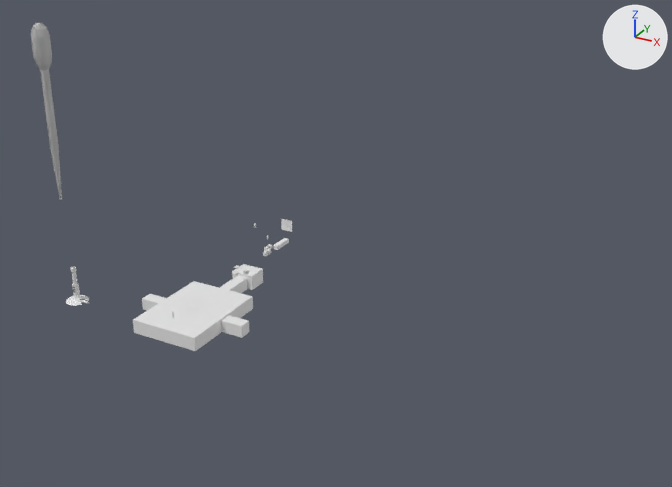
The Blender file Lab Layout/Lab Layout.blend: old version first, new version second.
One viewpoint serves both versions: a camera (50 mm lens) standing at (218.0, -274.0, 184.0) and looking at (76.0, -16.0, 55.0). Lighting does not change. The marker at upper right points along +X, +Y and +Z.

Before the edit, the objects in view are built like this:
```python
me_cube = bpy.data.meshes.new('Cube')
me_cube.from_pydata(...)  # 2291 vertices, 1943 faces; spans x -25.5..25.5, y -20.6..44.3, z -2.1..4.7
me_cylinder_001 = bpy.data.meshes.new('Cylinder.001')
me_cylinder_001.from_pydata(...)  # 704 vertices, 674 faces; spans x 36.0..40.2, y -2.1..2.1, z -66.4..-23.2
ob_cylinder_001 = bpy.data.objects.new('Cylinder.001', me_cylinder_001)
ob_cylinder_001.location = (10.6, -15.5, 9.1)
ob_cylinder_001.scale = (-1.66, -1.66, -1.66)
ob_lab = bpy.data.objects.new('Lab', me_cube)
ob_lab.location = (0.0, 0.0, 0.0)
```
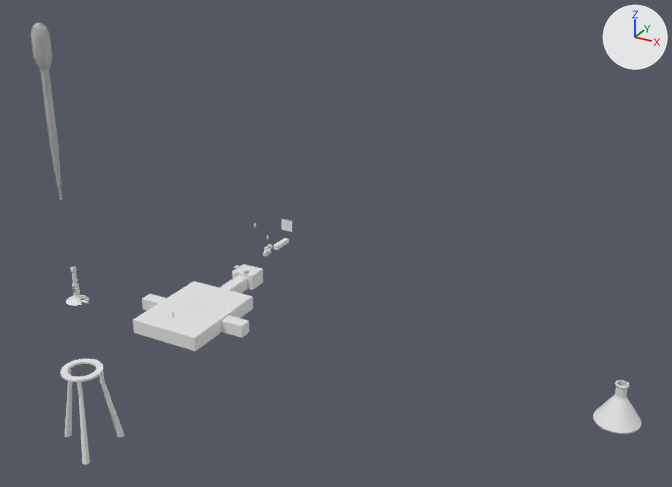
Where the newer file only moved an object's origin or applied its transform, the numbers keep the older frame.

The change in detail:
Mesh me_cylinder_008 is new.
It has 2016 vertices, 1986 faces and spans x 156.67..171.32, y -7.33..7.33, z -1.0..12.88.
Mesh me_cylinder_005 is new.
It has 480 vertices, 388 faces and spans x -6.7..11.8, y -3.8..15.8, z -18.3..11.2.
Object 'Beaker Triangle ' (ob_beaker_triangle) is new; it shows me_cylinder_008.
Its location is (12.8, -16.2, 16.8).
Object 'Cylinder.003' (ob_cylinder_003) is new; it shows me_cylinder_005.
Its location is (12.8, -88.9, 12.5).

Boxes [x1, y1, x2, y2] around the edits, measured in the pictures (672 x 487 px):
'Cylinder.003', added: after [60, 359, 124, 465]
'Beaker Triangle ', added: after [593, 380, 642, 434]
